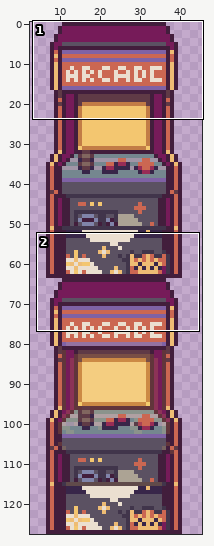
Sprite sheet: zephyrapp/game/sprites/gameplay/arcade_a.png. The picture above shows the old version from afar; the outline marks the close-up.
Close-up. As it was:
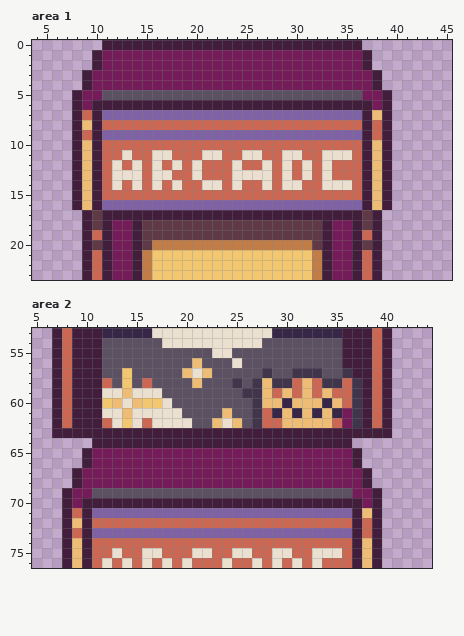
The file is 48x128 pixels. Colours within 5 levels of each other are drawn and written as one. Shown: area 1: x 4..45, y 0..23; area 2: x 5..44, y 53..76. The wide view leaves out empty margins.
New version:
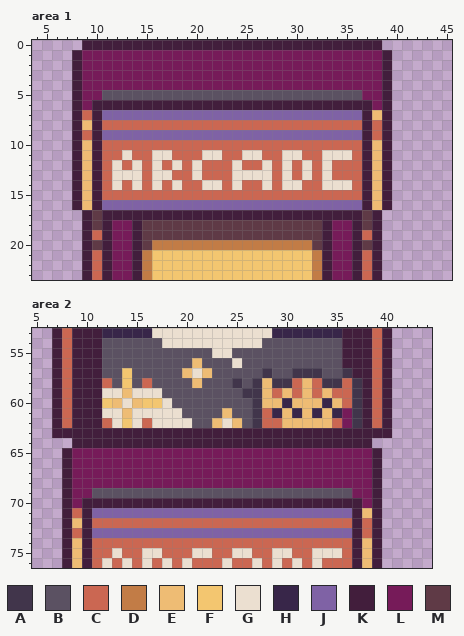
Palette (. is transparent): A #41354b  B #5b5162  C #cb6752  D #c27c46  E #eebc74  F #f3c670  G #ebdfd0  H #382649  J #7f62a5  K #421e3c  L #761b59  M #5f3a46
Edits made:
Area 1:
The edit adds colour K in row 0 at x 9 to 10 and 37 to 38; in rows 1 to 4 at x 8 and 39.
The edit adds colour L in rows 1 to 2 at x 9 and 38.
Colour K gives way to colour L in rows 1 to 2 at x 10 and 37; in rows 3 to 4 at x 9 and 38.
Area 2:
The edit adds colour K in row 64 at x 9 to 10 and 37 to 38; in rows 65 to 68 at x 8 and 39.
The edit adds colour L in rows 65 to 66 at x 9 and 38.
Colour K gives way to colour L in rows 65 to 66 at x 10 and 37; in rows 67 to 68 at x 9 and 38.
Changed places in both close-ups, as pixel boxes (x1, y1, x2, y2):
changed: (72, 40, 102, 90)
changed: (362, 40, 392, 90)
changed: (62, 438, 92, 488)
changed: (352, 438, 382, 488)
